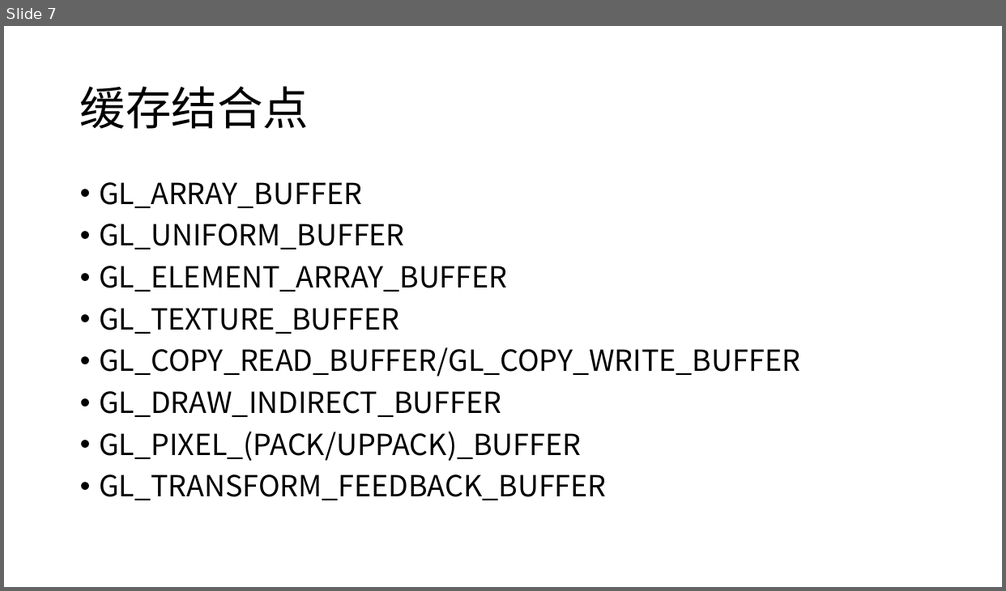
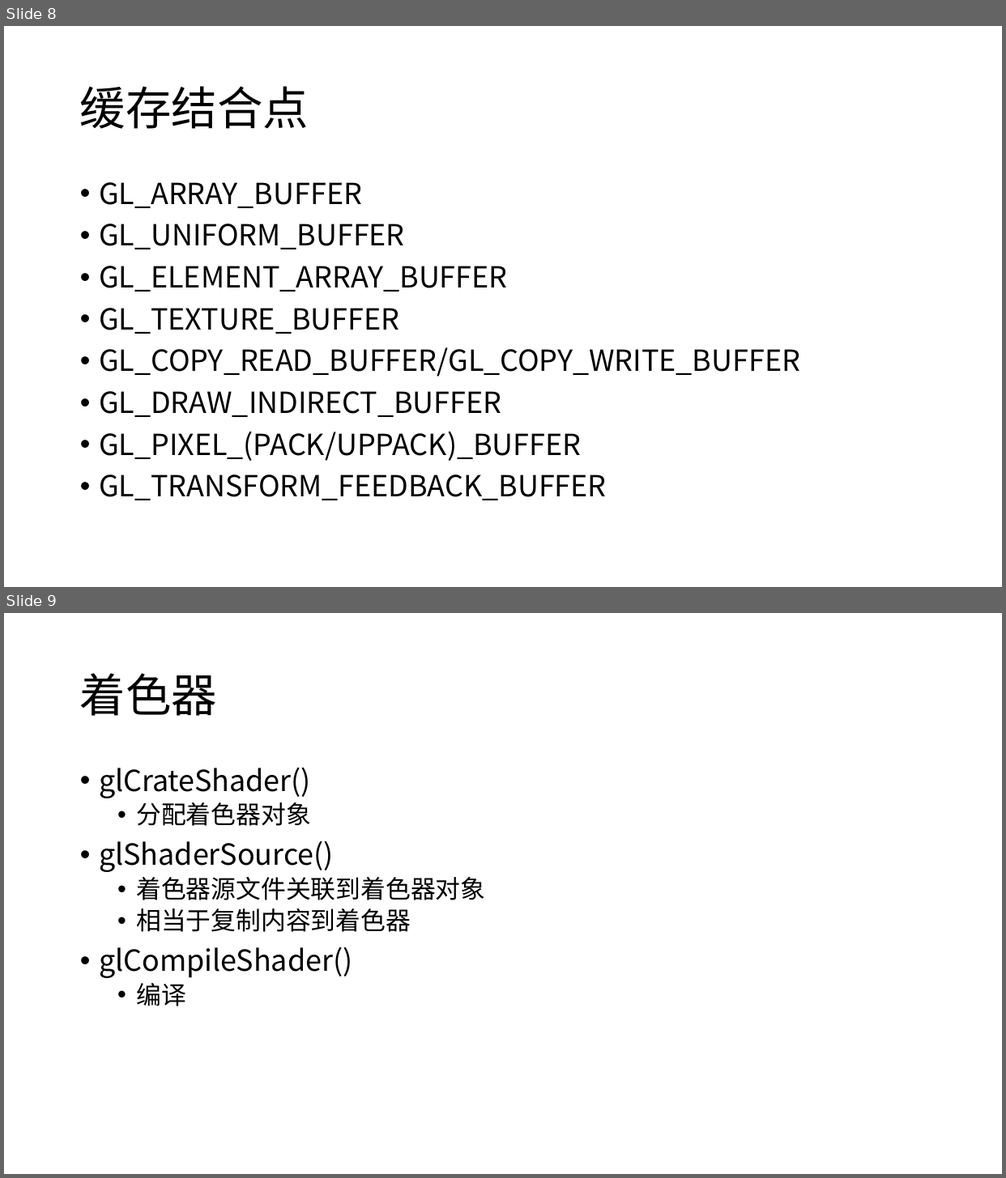
Before and after one commit to h8d9123/CSGamePhysicalEngine, a slide deck: doc/opengl.pptx. Shown one above the other, each under a label of ours: slide 7 before the commit, slides 8 and 9 after it. The pictures are 1006x591 and 1006x1178 pixels, drawn with LibreOffice and Linux fonts; fonts in the diff are those of the drawing. Boxes give left, top, right and bottom in pixels: in the first picture for what was removed or moved away, otherwise in the second. Text is boxed around its words. In the diff, an @@ line names an element or a change of style, - is before the commit and + after.

```diff
--- a/doc/opengl.pptx
+++ b/doc/opengl.pptx
@@ slide 9 added at box(4, 613, 1002, 1174), background #FFFFFF @@
@@ title added at box(80, 673, 217, 716), 44 pt, text #000000 @@
+着色器
@@ text added at box(99, 767, 485, 1007), 28 pt, text #000000 @@
+• glCrateShader()
+  • 分配着色器对象
+• glShaderSource()
+  • 着色器源文件关联到着色器对象
+  • 相当于复制内容到着色器
+• glCompileShader()
+  • 编译
@@ what was slide 7 is now slide 8 @@
```
Also in this commit, not shown: 4 other slides added, 1 other file.
